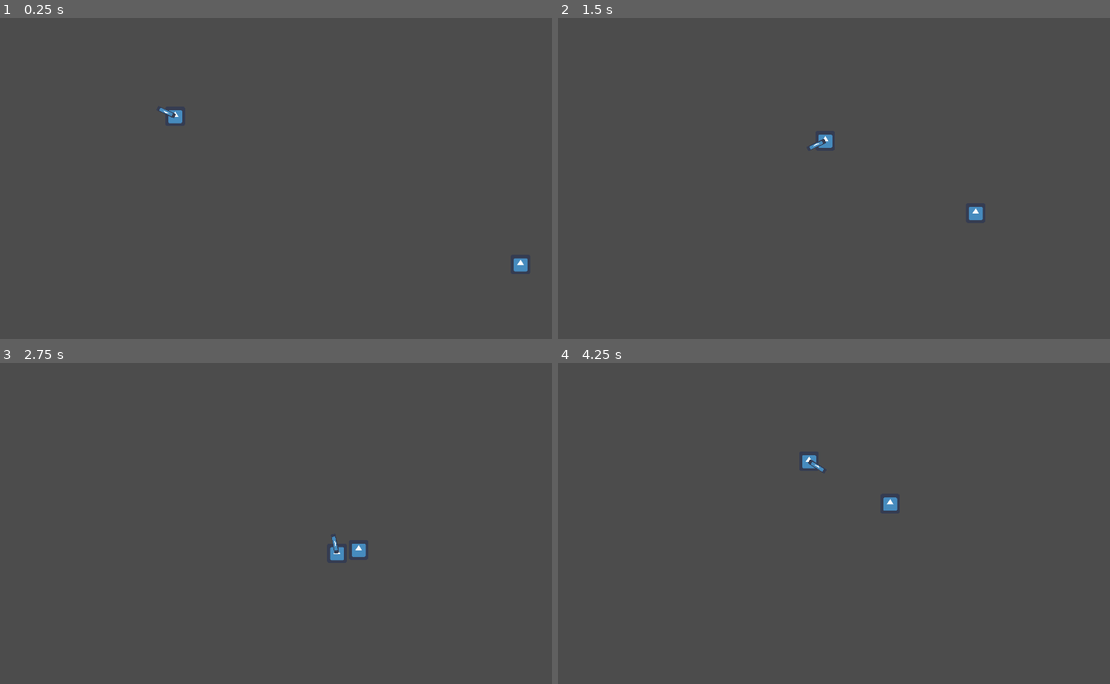
Above: before the commit, frames 1-4 (two rows, left to right).
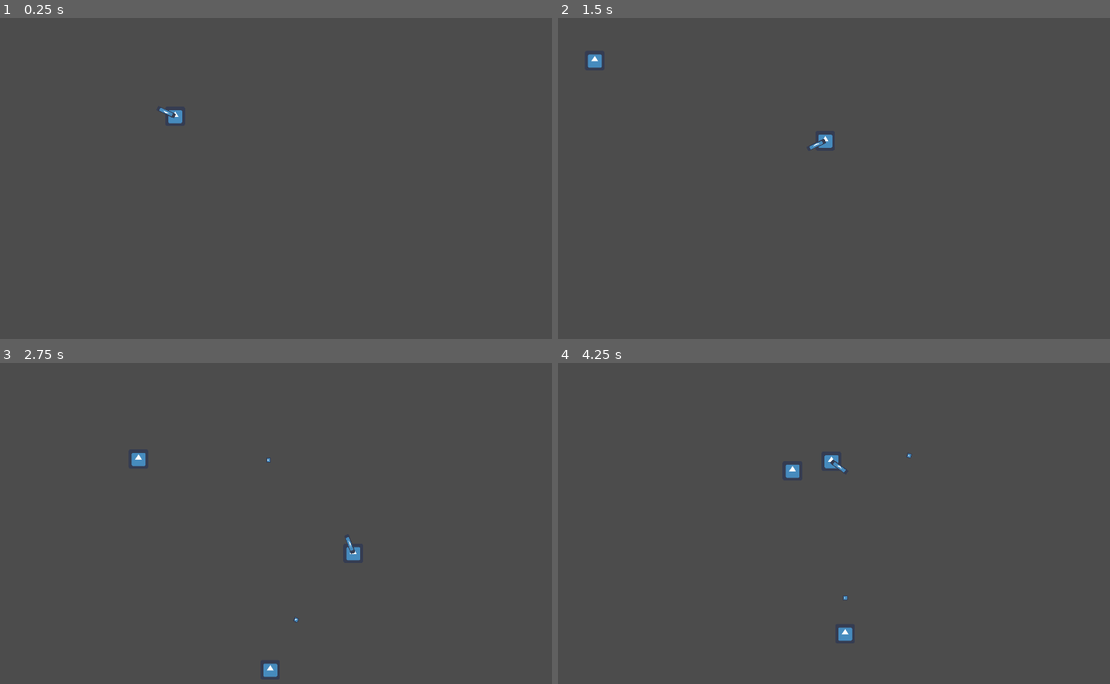
Above: after the commit, the same moments.

Repository: OctoMeep/senior-project
Game: Godot game, scene res://Level.tscn
Two runs of this game, one before a commit and one after it. Both use one fixed random seed, a clock stepped at 60 frames per second and the inputs below. The engine's default icon, where the game draws it, is replaced by a stand-in: a white triangle on a blue panel in a dark square.
Inputs (mouse positions are in pixels of both pictures, inside the frame that each line leads up to):
- Up to frame 1 (0.25 s): no input
- Up to frame 2 (1.5 s): move the mouse to (944, 165) at 0.52 s; press the mouse at (944, 165) at 0.53 s; hold D (move_right) 0.53-1.28 s; move the mouse to (696, 200) at 1.27 s; release the mouse at (696, 200) at 1.28 s; hold S (move_down) from 1.28 s (still down); click (696, 200) at 1.35 s
- Up to frame 3 (2.75 s): move the mouse to (314, 456) at 2.02 s; release S (move_down) at 2.03 s; press the mouse at (314, 456) at 2.03 s; hold D (move_right) from 2.03 s (still down)
- Up to frame 4 (4.25 s): move the mouse to (784, 594) at 2.77 s; release D (move_right) at 2.78 s; release the mouse at (784, 594) at 2.78 s; hold W (move_up) 2.78-3.53 s; click (784, 594) at 2.85 s; move the mouse to (994, 578) at 3.52 s; press the mouse at (994, 578) at 3.53 s; hold A (move_left) from 3.53 s (still down)

The runs differ from the first frame. In frame 1, 0.1% of the frame differs, in the area x 93-96%, y 74-80%; in frame 2, 0.2%; in frame 3, 0.5%; in frame 4, 0.6%, in the area x 41-65%, y 28-87%.

Commit message:
Add Gunner enemy and create wave system

Diff:
--- a/Level.gd
+++ b/Level.gd
@@ -1,16 +1,5 @@
 extends Node
 
-
-# Declare member variables here. Examples:
-# var a = 2
-# var b = "text"
-
-
-# Called when the node enters the scene tree for the first time.
 func _ready():
-	$Dasher.player = $Player
-
-
-# Called every frame. 'delta' is the elapsed time since the previous frame.
-#func _process(delta):
-#	pass
+	$WaveTest.player = $Player
+	$WaveTest.start()
--- a/Level.tscn
+++ b/Level.tscn
@@ -1,7 +1,7 @@
 [gd_scene load_steps=4 format=2]
 
 [ext_resource path="res://player/Player.tscn" type="PackedScene" id=1]
-[ext_resource path="res://enemies/Dasher.tscn" type="PackedScene" id=2]
+[ext_resource path="res://waves/WaveTest.tscn" type="PackedScene" id=2]
 [ext_resource path="res://Level.gd" type="Script" id=3]
 
 [node name="Main" type="Node"]
@@ -10,5 +10,4 @@
 [node name="Player" parent="." instance=ExtResource( 1 )]
 position = Vector2( 690.281, 320.157 )
 
-[node name="Dasher" parent="." instance=ExtResource( 2 )]
-position = Vector2( 1883.93, 832.778 )
+[node name="WaveTest" parent="." instance=ExtResource( 2 )]
--- a/enemies/Dasher.gd
+++ b/enemies/Dasher.gd
@@ -23,3 +23,4 @@
 				if (velocity.length() < 100):
 					state = State.CHASING
 				move_and_slide(velocity)
+	do_contact_damage()
--- /dev/null
+++ b/enemies/Gunner.gd
@@ -0,0 +1,34 @@
+extends "res://enemies/Enemy.gd"
+
+var Bullet = preload("res://weapons/Bullet.tscn")
+
+enum State {CHASING, SHOOTING}
+var state = State.CHASING
+var chasing_speed = 300
+var player
+var velocity
+
+func _physics_process(delta):
+	match state:
+		State.CHASING:
+			if position.distance_to(player.position) < 600:
+				state = State.SHOOTING
+			else:
+				velocity = position.direction_to(player.position).normalized() * chasing_speed
+				move_and_slide(velocity)
+		State.SHOOTING:
+			if position.distance_to(player.position) >= 600:
+				state = State.CHASING
+			elif $ShootTimer.is_stopped():
+				shoot()
+				$ShootTimer.start()
+	do_contact_damage()
+
+func shoot():
+	var bullet = Bullet.instance()
+	get_tree().get_current_scene().add_child(bullet)
+	bullet.position = position
+	bullet.rotation = PI + position.angle_to_point(player.position)
+	bullet.speed = 1000
+	bullet.target = "player"
+	bullet.damage = 2
--- /dev/null
+++ b/enemies/Gunner.tscn
@@ -0,0 +1,11 @@
+[gd_scene load_steps=3 format=2]
+
+[ext_resource path="res://enemies/Enemy.tscn" type="PackedScene" id=1]
+[ext_resource path="res://enemies/Gunner.gd" type="Script" id=2]
+
+[node name="Gunner" instance=ExtResource( 1 )]
+script = ExtResource( 2 )
+
+[node name="ShootTimer" type="Timer" parent="." index="2"]
+wait_time = 0.5
+one_shot = true
--- /dev/null
+++ b/waves/Wave.gd
@@ -0,0 +1,14 @@
+extends Node
+
+var player
+
+var entity_types = {
+	"Dasher": preload("res://enemies/Dasher.tscn"),
+	"Gunner": preload("res://enemies/Gunner.tscn")
+}
+
+func spawn(type, pos):
+	var entity = entity_types[type].instance()
+	entity.global_position = pos
+	entity.player = player
+	add_child(entity)
--- /dev/null
+++ b/waves/WaveTest.gd
@@ -0,0 +1,7 @@
+extends "res://waves/Wave.gd"
+
+func start():
+	yield(get_tree().create_timer(1.0), "timeout")
+	spawn("Dasher", Vector2(100, 100))
+	yield(get_tree().create_timer(1.0), "timeout")
+	spawn("Gunner", Vector2(1000, 1000))
--- /dev/null
+++ b/waves/WaveTest.tscn
@@ -0,0 +1,6 @@
+[gd_scene load_steps=2 format=2]
+
+[ext_resource path="res://waves/WaveTest.gd" type="Script" id=1]
+
+[node name="WaveTest" type="Node2D"]
+script = ExtResource( 1 )
--- a/weapons/Bullet.gd
+++ b/weapons/Bullet.gd
@@ -1,8 +1,8 @@
 extends Area2D
 
-var speed = 800
-var target = "enemy"
-var damage = 1
+var speed
+var target
+var damage
 
 # Called when the node enters the scene tree for the first time.
 func _ready():
